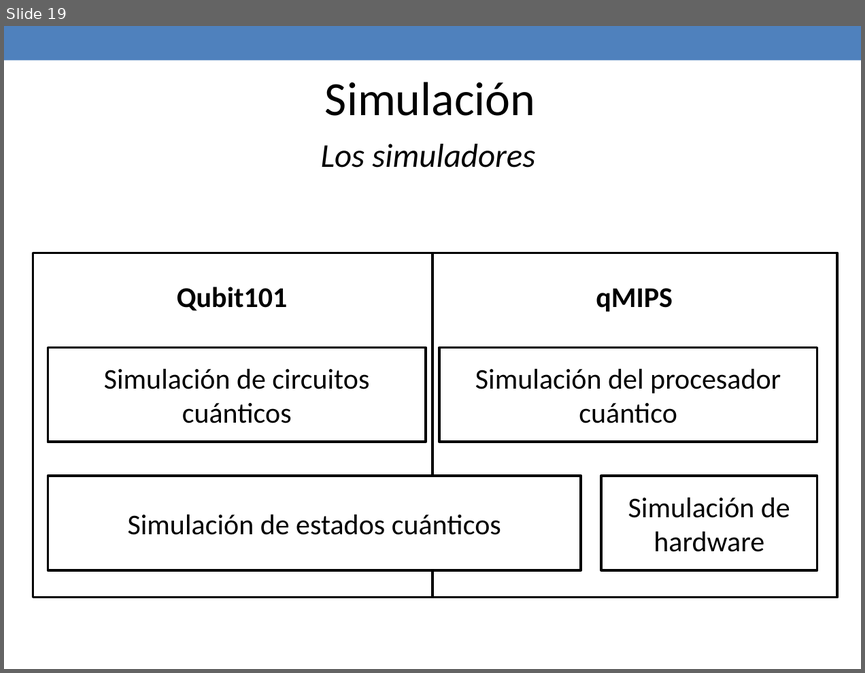
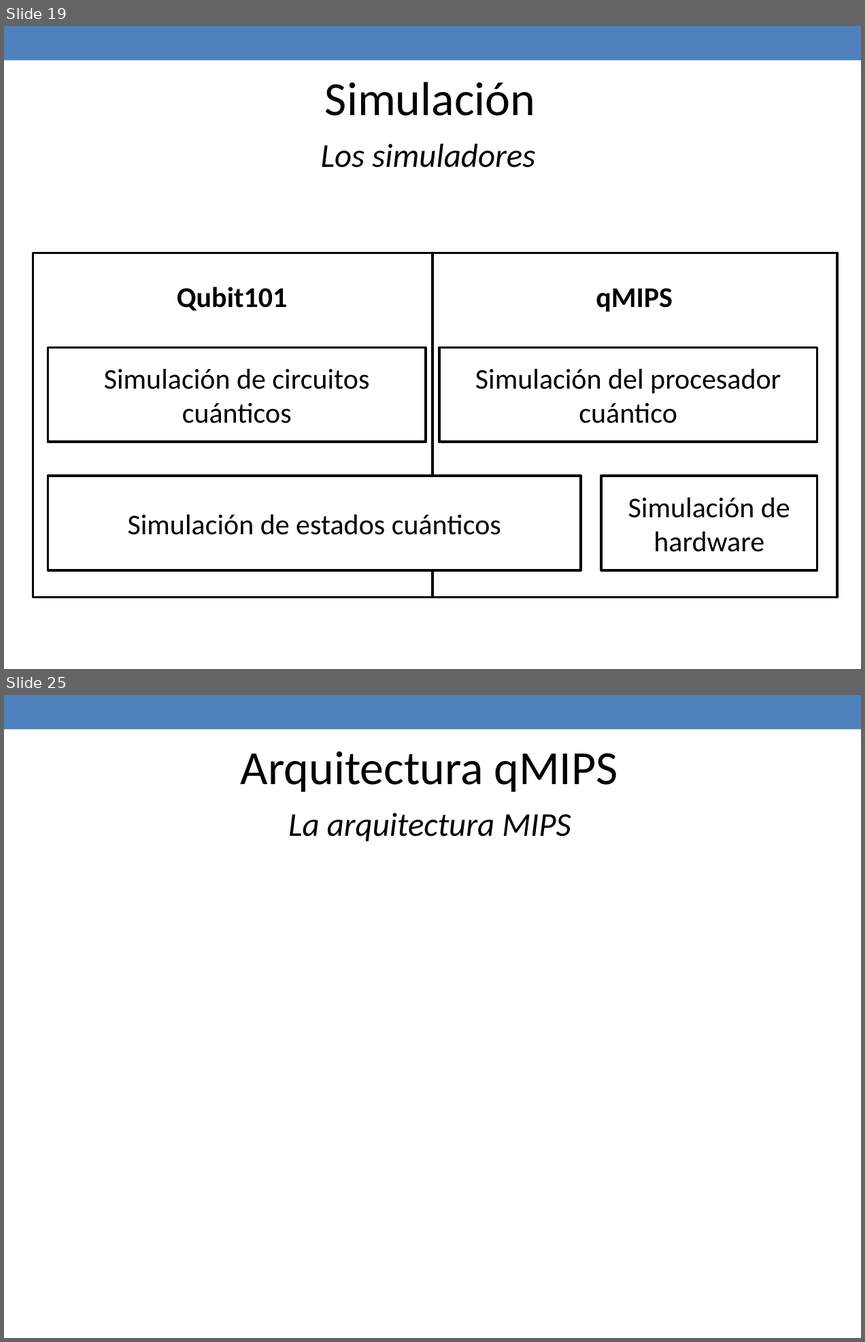
Before and after one commit to jaimecp89/qMIPS101, a slide deck: qMIPS/doc/Presentacion PFC.pptx. Shown one above the other, each under a label of ours: slide 19 before the commit, slides 19 and 25 after it; the slides between them are not shown. The pictures are 865x673 and 865x1342 pixels, drawn with LibreOffice and Linux fonts; fonts in the diff are those of the drawing. Boxes give left, top, right and bottom in pixels: in the first picture for what was removed or moved away, otherwise in the second. Text is boxed around its words. In the diff, an @@ line names an element or a change of style, - is before the commit and + after.

```diff
--- a/qMIPS/doc/Presentacion PFC.pptx
+++ b/qMIPS/doc/Presentacion PFC.pptx
@@ slide 25 added at (4, 695, 861, 1338), background #FFFFFF; not listed: 1 template element that a slide beside it also shows @@
@@ text added at (241, 751, 617, 792), 40 pt, text #000000 @@
+Arquitectura qMIPS
@@ text added at (288, 813, 571, 841), 28 pt, text #000000, italic @@
+La arquitectura MIPS
```
Also in this commit, not shown: 1 slide changed, 4 other slides added, 1 other file.
